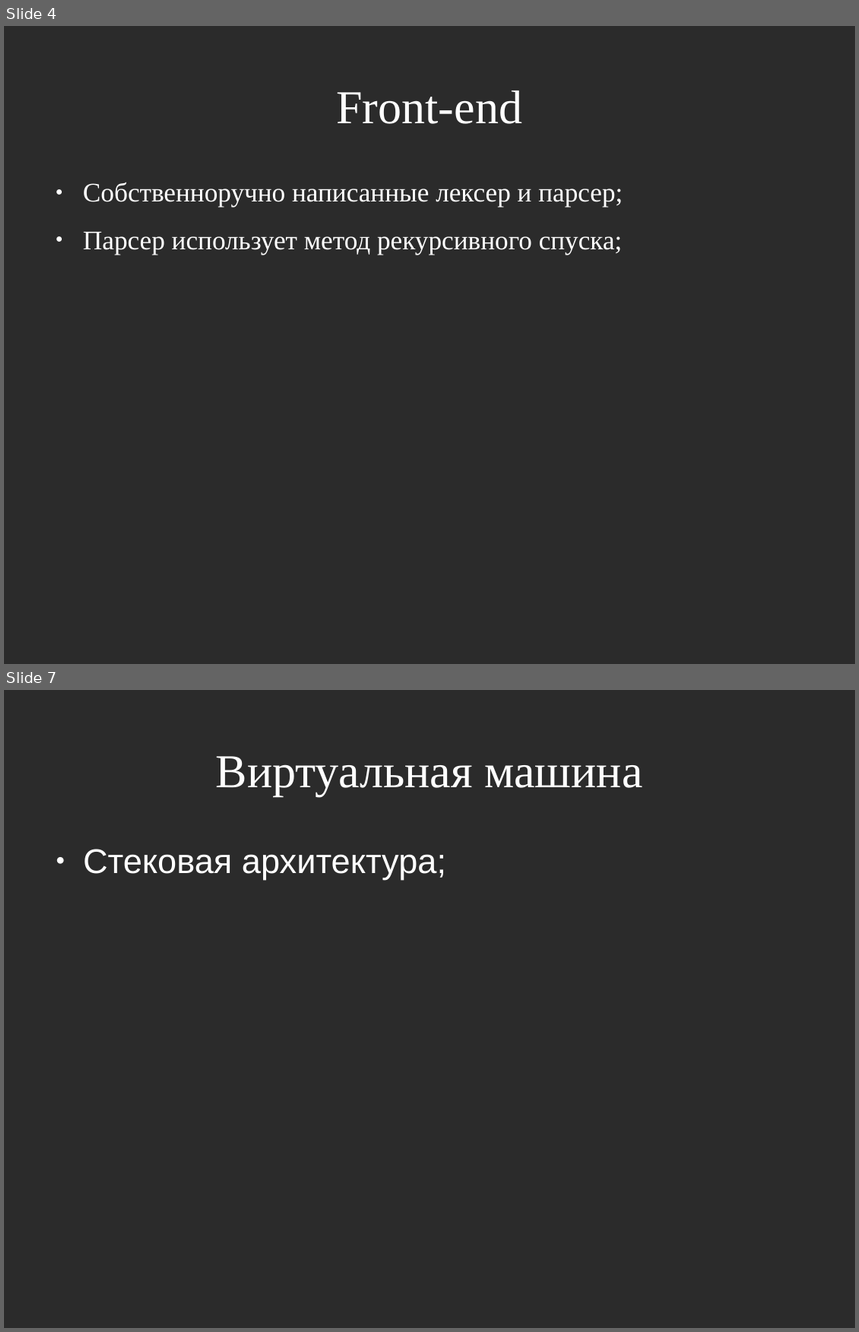
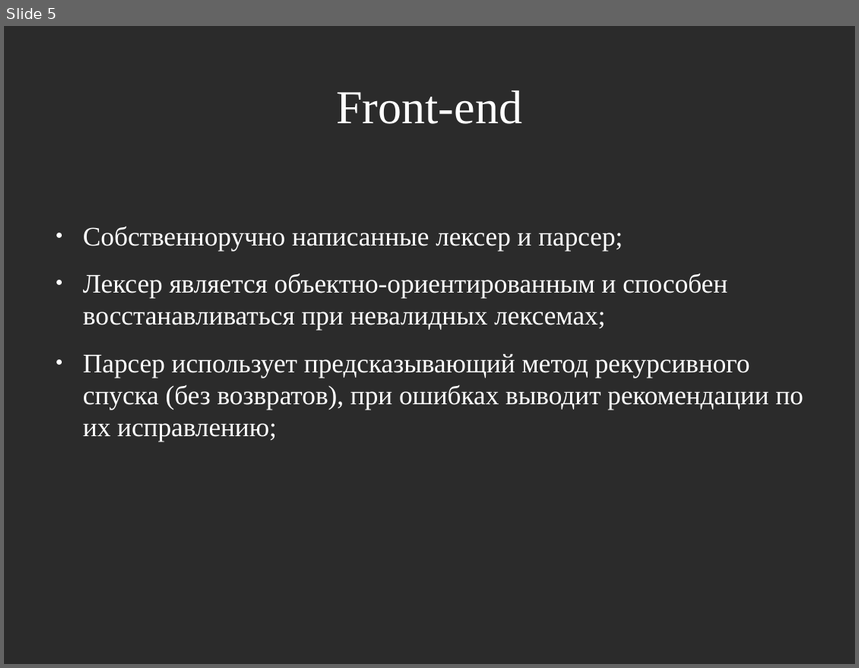
Before and after one commit to masyagin1998/GCI, a slide deck: docs/presentation.odp. Shown one above the other, each under a label of ours: slides 4 and 7 before the commit, slide 5 after it; the slides between them are not shown. The pictures are 859x1332 and 859x668 pixels, drawn with LibreOffice and Linux fonts; fonts in the diff are those of the drawing; background and template pictures are left out; a plain dark background stands for a picture behind light text. Boxes give left, top, right and bottom in pixels: in the first picture for what was removed or moved away, otherwise in the second. Text is boxed around its words. In the diff, an @@ line names an element or a change of style, - is before the commit and + after.

```diff
--- a/docs/presentation.odp
+++ b/docs/presentation.odp
@@ slide 7 removed at (4, 690, 855, 1328), background picture (left out) @@
@@ title removed at (216, 756, 642, 796) @@
-Виртуальная машина
@@ text removed at (83, 849, 446, 880) @@
-● Стековая архитектура;
@@ what was slide 4 is now slide 5 @@
@@ slide 5 changed as well @@
@@ text "Собственноручно написанные лексер и парсер;": place and size @@
-text "Собственноручно написанные лексер и парсер;" at (83, 182, 623, 255)
+text "Собственноручно написанные лексер и парсер;" at (83, 226, 804, 442)
@@ text at (83, 274, 804, 442): text changed @@
-● Парсер использует метод рекурсивного спуска;
+● Лексер является объектно-ориентированным и способен восстанавливаться при невалидных лексемах;
+● Парсер использует предсказывающий метод рекурсивного спуска (без возвратов), при ошибках выводит рекомендации по их исправлению;
```
Also in this commit, not shown: 4 other slides changed, 6 slides added, 6 other slides removed, 38 other files.
